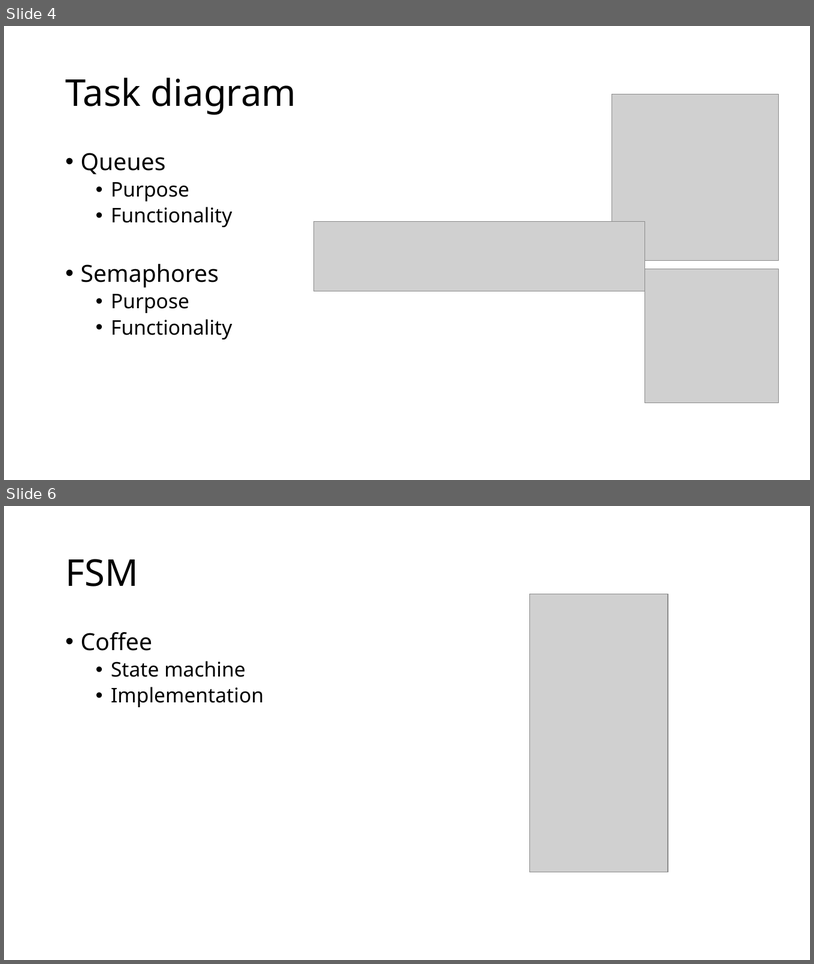
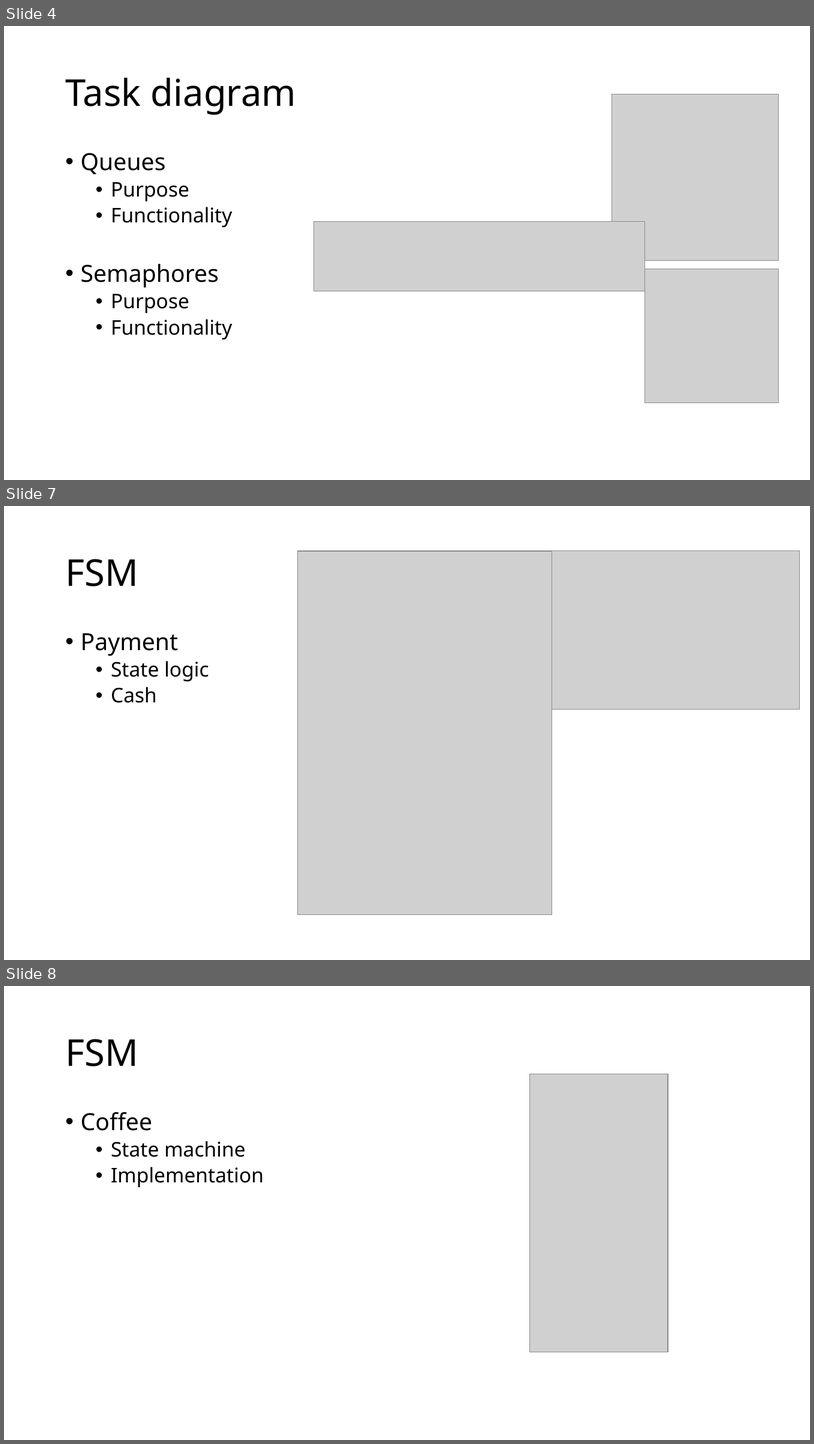
Before and after one commit to Megalegomand/RB4-EMP-Final-Assigment, a slide deck: PowerPoint Presentation/Presentation of our solution.pptx. Shown one above the other, each under a label of ours: slides 4 and 6 before the commit, slides 4, 7 and 8 after it; the slides between them are not shown. The pictures are 814x964 and 814x1444 pixels, drawn with LibreOffice and Linux fonts; fonts in the diff are those of the drawing; grey boxes stand for pictures. Boxes give left, top, right and bottom in pixels: in the first picture for what was removed or moved away, otherwise in the second. Text is boxed around its words. In the diff, an @@ line names an element or a change of style, - is before the commit and + after.

```diff
--- a/PowerPoint Presentation/Presentation of our solution.pptx
+++ b/PowerPoint Presentation/Presentation of our solution.pptx
@@ slide 7 added at [4,506,810,960], background #FFFFFF @@
@@ title added at [65,559,138,586], 44 pt, text #000000 @@
+FSM
@@ picture added at [298,551,552,915] @@
@@ picture added at [552,551,800,709] @@
@@ text added at [81,633,209,703], 24 pt, text #000000 @@
+• Payment
+  • State logic
+  • Cash
@@ what was slide 6 is now slide 8 @@
```
Also in this commit, not shown: 1 slide changed, 1 other slide added, 1 other file.
